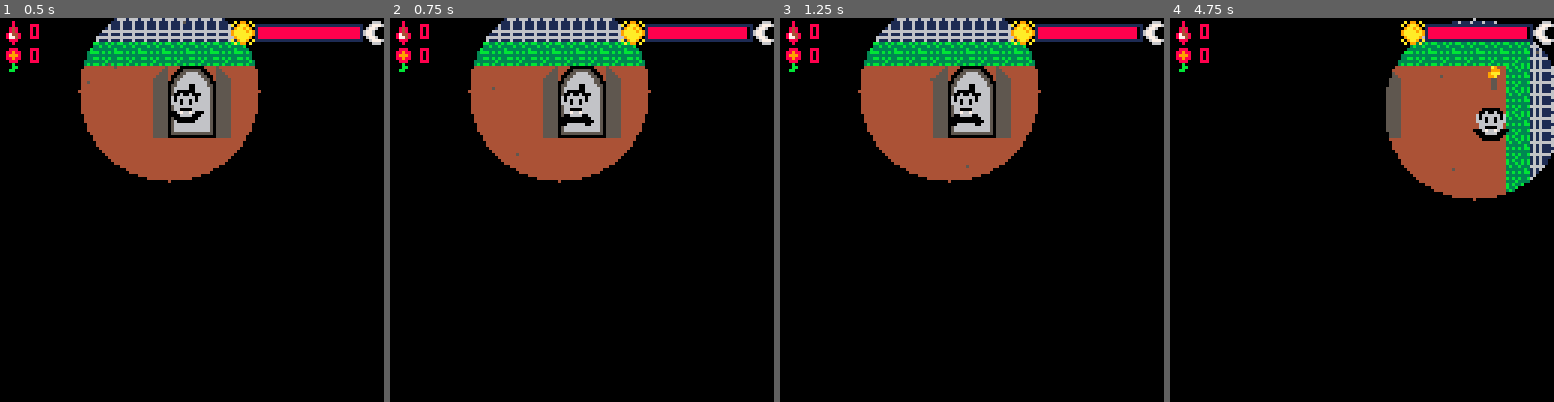
Above: before the commit, frames 1-4 (left to right).
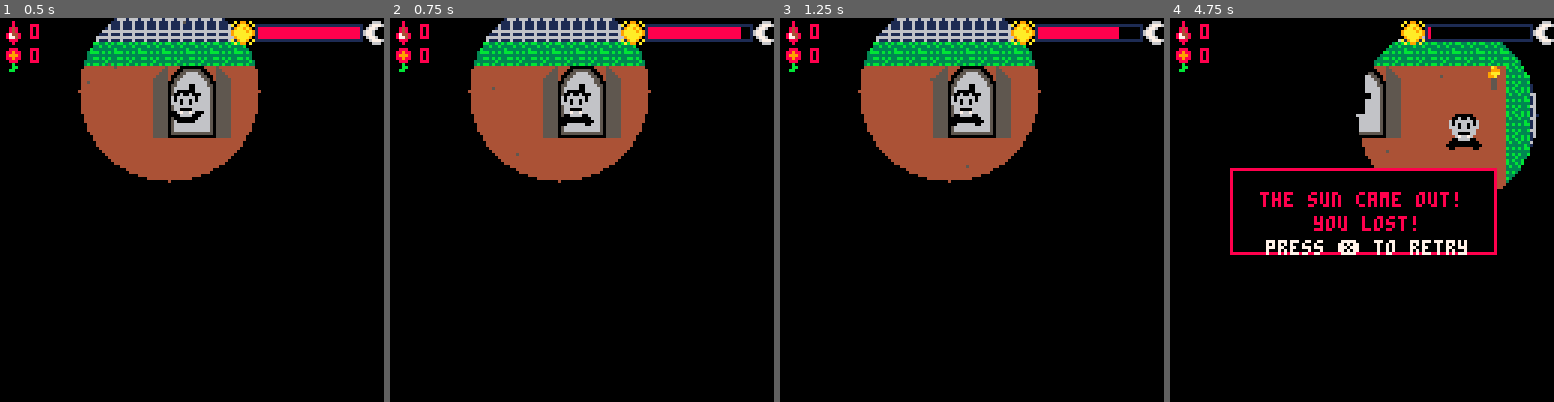
Above: after the commit, the same moments.

Repository: CarlaTabet/BitsAndBytes
Game: PICO-8 cartridge game.p8
The game is run twice, just before and just after one commit, with the same random seed, the same clock (stepped at 60 frames per second) and the same inputs.
Inputs:
- Up to frame 1 (0.5 s): tap X (X key) at 0.33 s
- Up to frame 2 (0.75 s): tap O (Z key) at 0.7 s
- Up to frame 3 (1.25 s): tap X (X key) at 1.07 s
- Up to frame 4 (4.75 s): hold Right 1.6-2.1 s; tap O (Z key) every 0.4 s from 1.7 to 4.5 s; tap X (X key) at 1.85, 2.97, 4.08 s; hold Up 2.15-2.42 s; hold Right 2.47-3.03 s; hold Left 3.08-3.58 s; hold Down 3.63-3.97 s; hold Right 4.02-4.68 s; hold Up from 4.73 s (still down)

Frame 1 is identical in both runs. In frame 2, less than 0.1% of the frame differs, in the area x 91-93%, y 2-6%; in frame 3, 0.1%; in frame 4, 11%, in the area x 15-100%, y 0-62%.

Commit message:
Changed error message'

Diff:
--- a/game.p8
+++ b/game.p8
@@ -37,7 +37,7 @@
         px=42,
         py=316,
         condition = function()
-					    if player.x >= 160 and player.x <= 178 and (player.y == 274 or player.y == 275) then
+					    if player.x >= 160 and player.x <= 178 and (player.y == 276 or player.y == 274 or player.y == 275) then
 					        if puzzle_solved then
             			return true
 					        elseif not puzzle_active then
@@ -560,7 +560,7 @@
             {105, 106, 121, 122},
             {107, 108, 123, 124}
         },
-        speed = 3
+        speed = 4
     }
 
     current_room = "start"
@@ -591,7 +591,7 @@
     load_blood_drops_from_map()
     load_id_card_from_map()
     time_elapsed = 0
-    max_time = 300 * 60 -- 5 minutes
+    max_time = 1 * 60 -- 3 minutes
 end
 
 function update_doors()
@@ -741,10 +741,11 @@
 
 				if puzzle_active then
 					update_puzzle()
+			else
+			 	player_update()
+
 			end
-			 	player_update()
-			 	room_change()
-
+				room_change()
 
 				if game_over then
 				    if btnp(5) then
@@ -1117,8 +1118,16 @@
     if game_over then
 	    rectfill(20, 50, 108, 78, 0)
 	    rect(20, 50, 108, 78, 8)
-	    print("you were spotted!", 32, 58, 8)
-	    print("press ❎ to retry", 30, 66, 7)
+	   if time_elapsed >= max_time then
+        -- lost by time running out (sun came out)
+        print("the sun came out!", 30, 58, 8)
+        print("you lost!", 48, 66, 8)
+        print("press ❎ to retry", 32, 74, 7)
+    else
+        -- lost by being caught
+        print("you were spotted!", 32, 58, 8)
+        print("press ❎ to retry", 30, 66, 7)
+    end
 	end
 
 		if button and not button.done then
@@ -1340,6 +1349,7 @@
         game_over = true
         music(-1)
         sfx(31)
+        return
     end
 end
 
